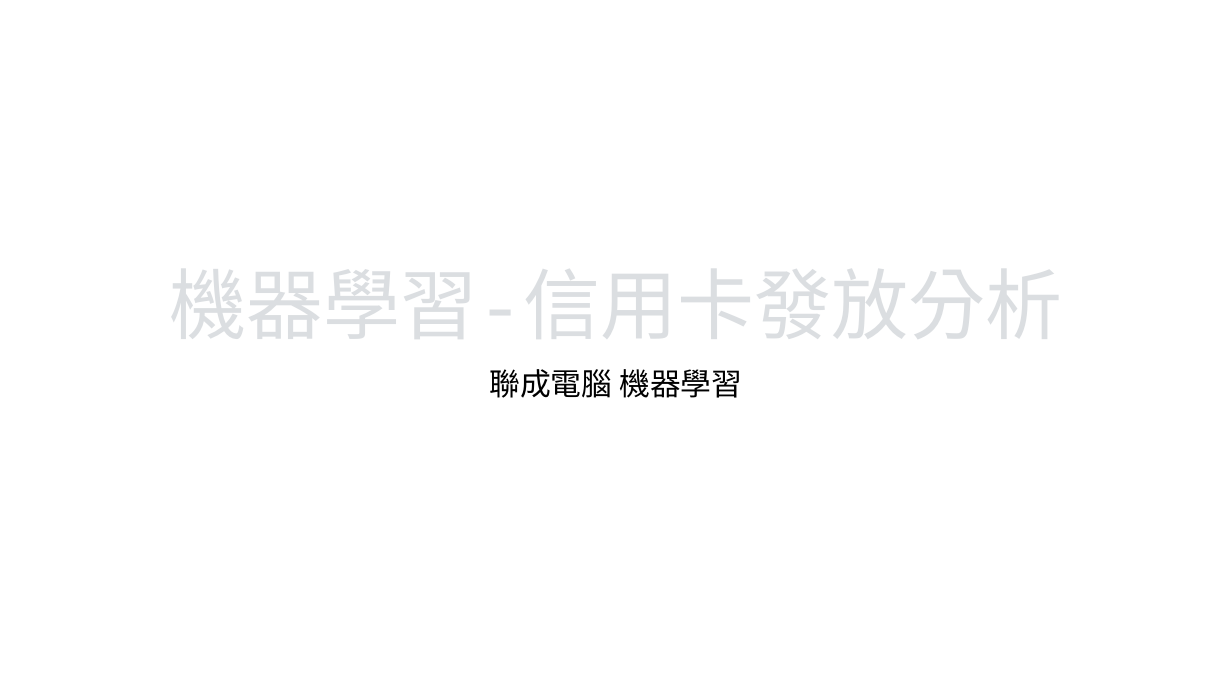
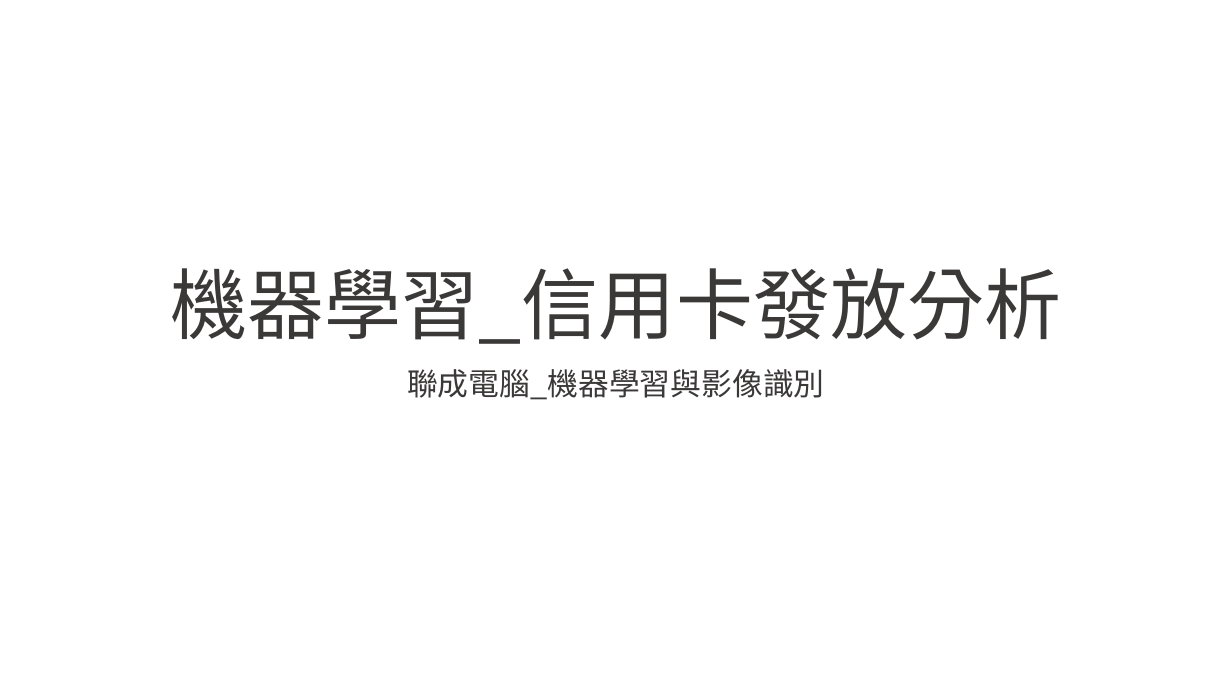
Before and after one commit to RCK10274/Issue_Credit_Card, a slide deck: slide 1 of Issue_Credit_Card.pptx. Drawn at 1232x693 pixels with LibreOffice and Linux fonts; fonts in the diff are those of the drawing. Boxes give left, top, right and bottom in pixels: in the first picture for what was removed or moved away, otherwise in the second. Text is boxed around its words. In the diff, an @@ line names an element or a change of style, - is before the commit and + after.

```diff
--- a/Issue_Credit_Card.pptx
+++ b/Issue_Credit_Card.pptx
@@ title added at (171, 268, 1061, 344), 60 pt, text #3B3838 @@
+機器學習_信用卡發放分析
@@ subtitle at (407, 369, 825, 400): text changed; font Calibri to Noto Sans CJK SC; text colour #000000 to #3B3838 @@
-聯成電腦 機器學習
+聯成電腦_機器學習與影像識別
```
Also in this commit, not shown: 4 other slides changed, 16 slides added, 1 slide removed, 21 other files.
